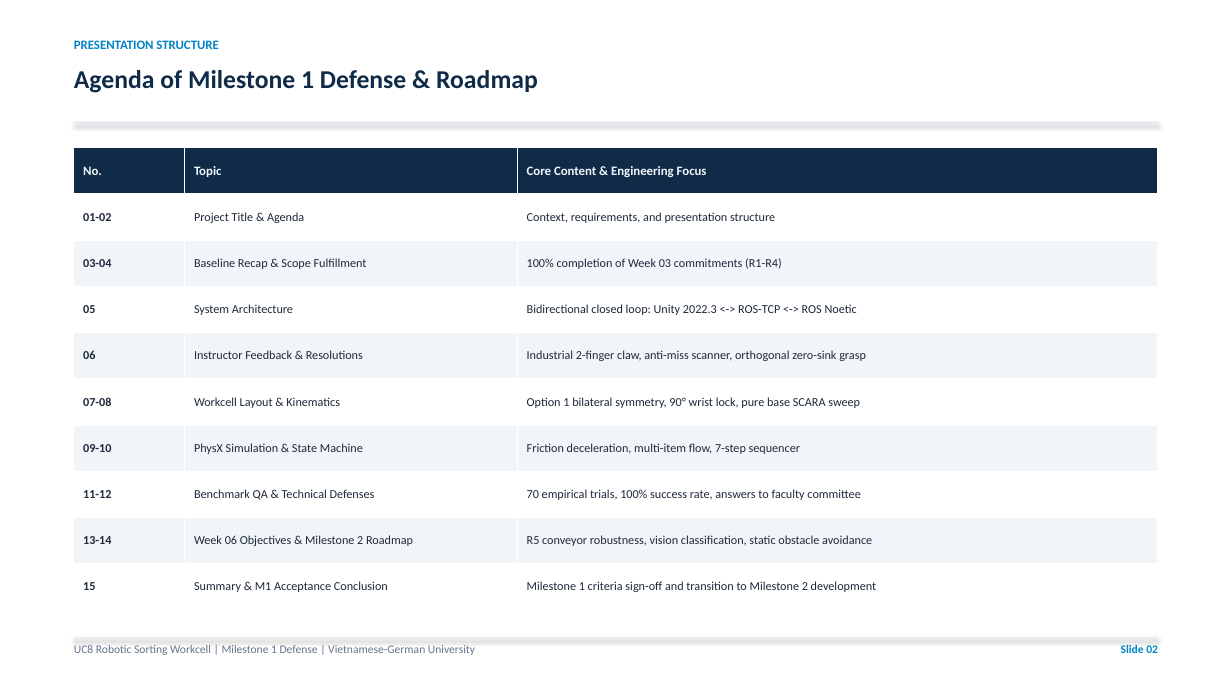
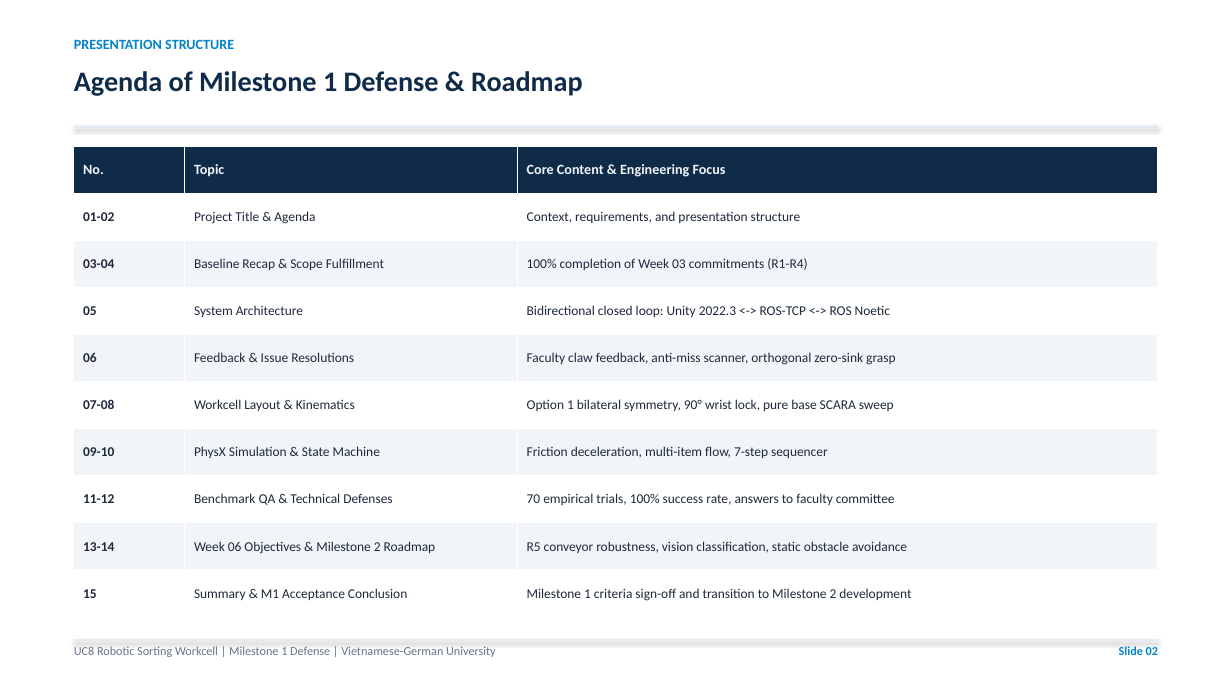
Before and after one commit to Aqikop/VGU26-Project-UC8, a slide deck: slide 2 of docs/week05/UC8_Week05_Milestone1_Presentation.pptx. Drawn at 1232x693 pixels with LibreOffice and Linux fonts; fonts in the diff are those of the drawing. Boxes give left, top, right and bottom in pixels: in the first picture for what was removed or moved away, otherwise in the second. Text is boxed around its words. In the diff, an @@ line names an element or a change of style, - is before the commit and + after.

Commit message:
docs(week05): enlarge slide typography, balance cards, separate instructor feedback from runtime issues

```diff
--- a/docs/week05/UC8_Week05_Milestone1_Presentation.pptx
+++ b/docs/week05/UC8_Week05_Milestone1_Presentation.pptx
@@ text "PRESENTATION STRUCTURE" at box(74, 39, 234, 49): size 10 to 11 pt @@
@@ text "Agenda of Milestone 1 Defense ..." at box(74, 71, 583, 96): size 20 to 22 pt @@
@@ table at box(74, 146, 1158, 617) @@
-row 5, column 2: Instructor Feedback & Resolutions
+row 5, column 2: Feedback & Issue Resolutions
-row 5, column 3: Industrial 2-finger claw, anti-miss scanner, orthogonal zero-sink grasp
+row 5, column 3: Faculty claw feedback, anti-miss scanner, orthogonal zero-sink grasp
@@ size 10 to 11 pt in "No.", "Topic", "Core Content & Engineering Focus" @@
@@ size 9.5 to 10.5 pt in "01-02", "Project Title & Agenda", "Context, requirements, and presentation structure", "03-04" and 21 more places @@
@@ rectangle: place and size @@
-rectangle at box(74, 122, 1158, 124)
+rectangle at box(74, 126, 1158, 128)
@@ text "UC8 Robotic Sorting Workcell | ..." at box(74, 646, 496, 657): size 9 to 9.5 pt @@
@@ text "Slide 02" at box(1119, 646, 1158, 655): size 9 to 9.5 pt @@
```
Also in this commit, not shown: 14 other slides changed, 3 other files.
